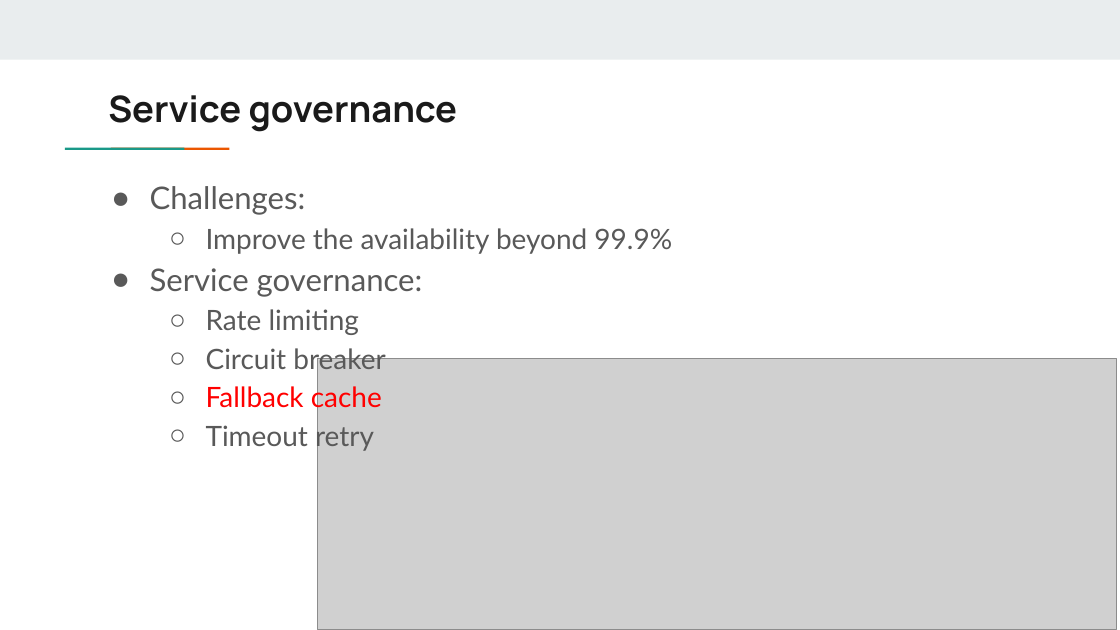
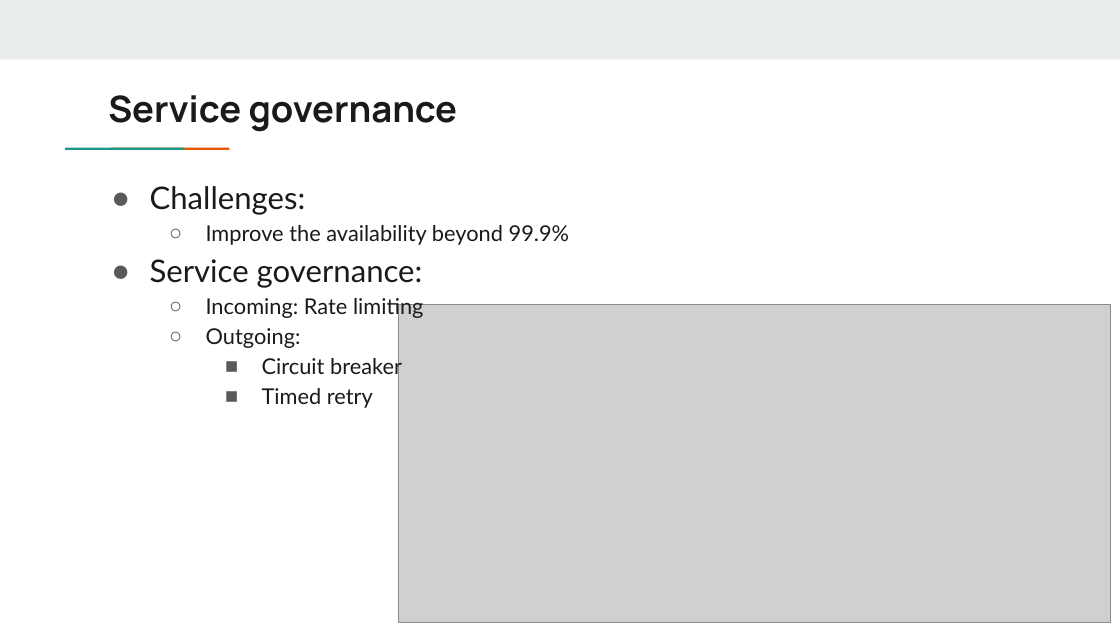
Before and after one commit to DreamOfTheRedChamber/my-resume, a slide deck: slide 14 of ExperiencesTalks/AuthzServiceMigration.pptx. Drawn at 1120x630 pixels with LibreOffice and Linux fonts; fonts in the diff are those of the drawing; grey boxes stand for pictures. Boxes give left, top, right and bottom in pixels: in the first picture for what was removed or moved away, otherwise in the second. Text is boxed around its words. In the diff, an @@ line names an element or a change of style, - is before the commit and + after.

```diff
--- a/ExperiencesTalks/AuthzServiceMigration.pptx
+++ b/ExperiencesTalks/AuthzServiceMigration.pptx
@@ text at [150, 186, 569, 379]: text colour #595959 to #1A1A1A in "Challenges:", "Improve the availability beyond 99.9%", "Service governance:", "Circuit breaker"; size 18 to 14 pt in "Improve the availability beyond 99.9%", "Circuit breaker"; bullet ○ to ■; list level 2 to 3 in "Circuit breaker" @@
@@ text at [206, 298, 423, 348]: text changed; size 18 to 14 pt; text colour #595959 to #1A1A1A @@
-  ○ Rate limiting
+  ○ Incoming: Rate limiting
+  ○ Outgoing:
@@ picture: place and size @@
-picture at [317, 358, 1116, 629]
+picture at [399, 305, 1111, 622]
@@ text at [262, 388, 373, 408]: text changed; size 18 to 14 pt; text colour #FF0000 to #1A1A1A @@
-  ○ Fallback cache
-  ○ Timeout retry
+    ■ Timed retry
```
Also in this commit, not shown: 3 other slides changed, 1 slide removed.
